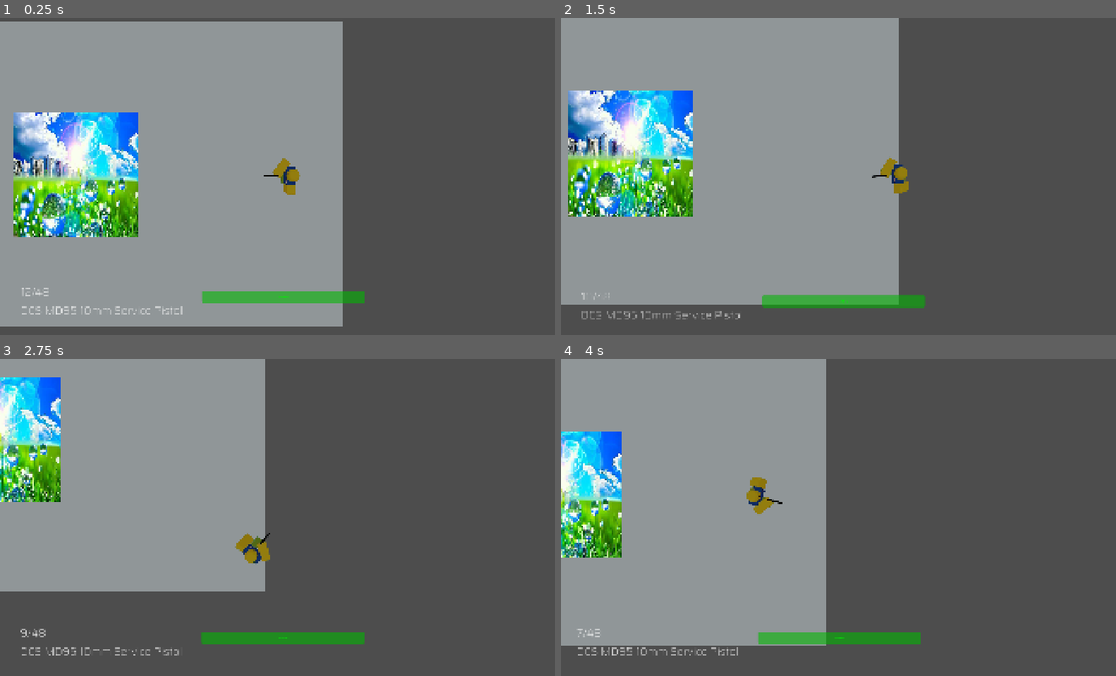
Above: before the commit, frames 1-4 (two rows, left to right).
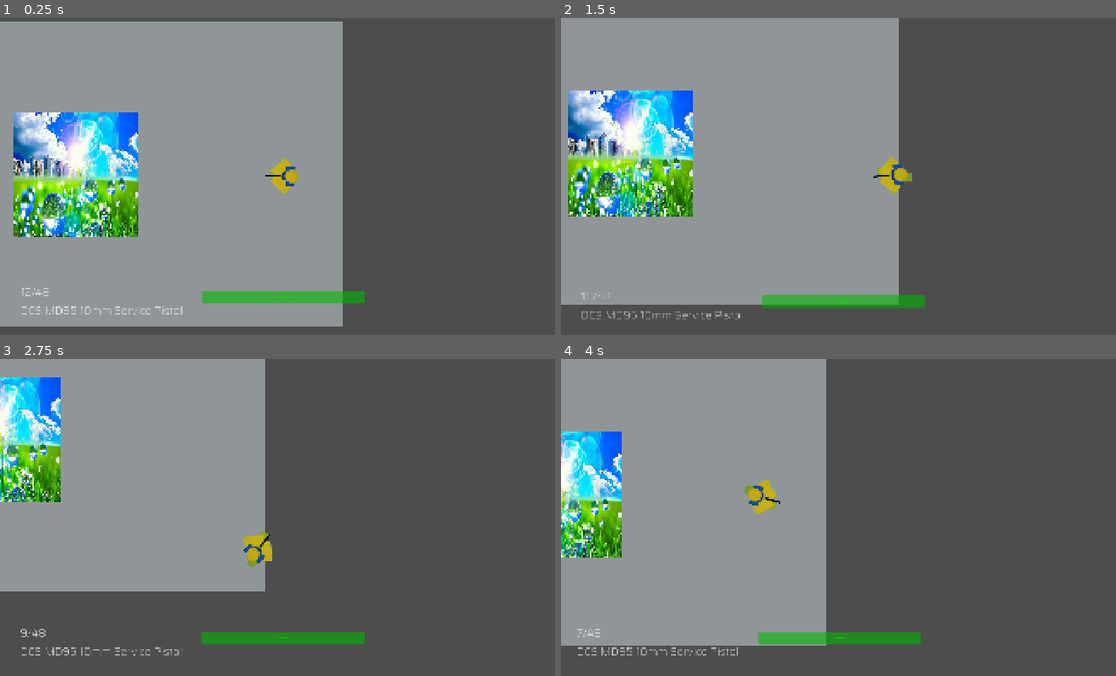
Above: after the commit, the same moments.

Repository: 6100192-pixel/CS30-Capstone
Game: Godot game, scene res://scenes/game.tscn
Same seed, same stepped clock (60 frames per second), same inputs: the game is played once before the commit and once after it.
Inputs (mouse positions are in pixels of both pictures, inside the frame that each line leads up to):
- Up to frame 1 (0.25 s): no input
- Up to frame 2 (1.5 s): move the mouse to (966, 160) at 0.52 s; press the mouse at (966, 160) at 0.53 s; hold D (move_right) 0.53-1.28 s; move the mouse to (727, 192) at 1.27 s; release the mouse at (727, 192) at 1.28 s; hold S (move_down) from 1.28 s (still down); click (727, 192) at 1.35 s
- Up to frame 3 (2.75 s): move the mouse to (338, 447) at 2.02 s; release S (move_down) at 2.03 s; press the mouse at (338, 447) at 2.03 s; hold D (move_right) from 2.03 s (still down)
- Up to frame 4 (4 s): move the mouse to (816, 580) at 2.77 s; release D (move_right) at 2.78 s; release the mouse at (816, 580) at 2.78 s; hold W (move_up) 2.78-3.53 s; click (816, 580) at 2.85 s; move the mouse to (1010, 565) at 3.52 s; press the mouse at (1010, 565) at 3.53 s; hold A (move_left) from 3.53 s (still down)

The runs differ from the first frame. In frame 1, 0.4% of the frame differs, in the area x 47-55%, y 44-56%; in frame 2, 0.5%; in frame 3, 0.5%, in the area x 42-50%, y 53-66%; in frame 4, 0.5%.

Commit message:
new sporte

Diff:
--- a/game-of-cool/scenes/player.tscn
+++ b/game-of-cool/scenes/player.tscn
@@ -1,7 +1,7 @@
 [gd_scene format=3 uid="uid://bjemun2ne6iaj"]
 
 [ext_resource type="Script" uid="uid://op68j2cckl52" path="res://scripts/player.gd" id="1_g2els"]
-[ext_resource type="Texture2D" uid="uid://cft283xnfgplx" path="res://assets/krill_yourself.png" id="2_smehm"]
+[ext_resource type="Texture2D" uid="uid://cogc6ubes8icn" path="res://assets/playerPistolSpritesheet.png" id="2_y4r1p"]
 [ext_resource type="Script" uid="uid://7bx3tq3uosvq" path="res://scripts/gunHandler.gd" id="3_qhqgy"]
 [ext_resource type="AudioStream" uid="uid://yjf0vwc4xoi8" path="res://assets/Item_handgun_fire1.wav.mp3" id="4_smehm"]
 [ext_resource type="AudioStream" uid="uid://c6awn0ebq8knp" path="res://assets/Item_handgun_fire2.wav.mp3" id="5_ur7pv"]
@@ -14,31 +14,31 @@
 [sub_resource type="CircleShape2D" id="CircleShape2D_mljij"]
 radius = 16.124516
 
-[sub_resource type="AtlasTexture" id="AtlasTexture_ur7pv"]
-atlas = ExtResource("2_smehm")
-region = Rect2(0, 0, 163, 200)
-
-[sub_resource type="AtlasTexture" id="AtlasTexture_y4r1p"]
-atlas = ExtResource("2_smehm")
-region = Rect2(0, 0, 163, 200)
-
 [sub_resource type="AtlasTexture" id="AtlasTexture_d2wvv"]
-atlas = ExtResource("2_smehm")
-region = Rect2(163, 0, 163, 200)
+atlas = ExtResource("2_y4r1p")
+region = Rect2(330, 0, 165, 207)
 
 [sub_resource type="AtlasTexture" id="AtlasTexture_3v2ag"]
-atlas = ExtResource("2_smehm")
-region = Rect2(326, 0, 163, 200)
+atlas = ExtResource("2_y4r1p")
+region = Rect2(0, 0, 165, 207)
 
 [sub_resource type="AtlasTexture" id="AtlasTexture_jej6c"]
-atlas = ExtResource("2_smehm")
-region = Rect2(489, 0, 163, 200)
+atlas = ExtResource("2_y4r1p")
+region = Rect2(165, 0, 165, 207)
+
+[sub_resource type="AtlasTexture" id="AtlasTexture_f1ej7"]
+atlas = ExtResource("2_y4r1p")
+region = Rect2(330, 0, 165, 207)
+
+[sub_resource type="AtlasTexture" id="AtlasTexture_oprun"]
+atlas = ExtResource("2_y4r1p")
+region = Rect2(495, 0, 165, 207)
 
 [sub_resource type="SpriteFrames" id="SpriteFrames_0hqvs"]
 animations = [{
 "frames": [{
 "duration": 1.0,
-"texture": SubResource("AtlasTexture_ur7pv")
+"texture": SubResource("AtlasTexture_d2wvv")
 }],
 "loop": 1,
 "name": &"idle",
@@ -46,16 +46,16 @@
 }, {
 "frames": [{
 "duration": 1.0,
-"texture": SubResource("AtlasTexture_y4r1p")
-}, {
-"duration": 1.0,
-"texture": SubResource("AtlasTexture_d2wvv")
-}, {
-"duration": 1.0,
 "texture": SubResource("AtlasTexture_3v2ag")
 }, {
 "duration": 1.0,
 "texture": SubResource("AtlasTexture_jej6c")
+}, {
+"duration": 1.0,
+"texture": SubResource("AtlasTexture_f1ej7")
+}, {
+"duration": 1.0,
+"texture": SubResource("AtlasTexture_oprun")
 }],
 "loop": 1,
 "name": &"walk",
Binary file added: game-of-cool/assets/playerPistolSpritesheet.png
Not shown, added: game-of-cool/assets/playerPistolSpritesheet.png.import
